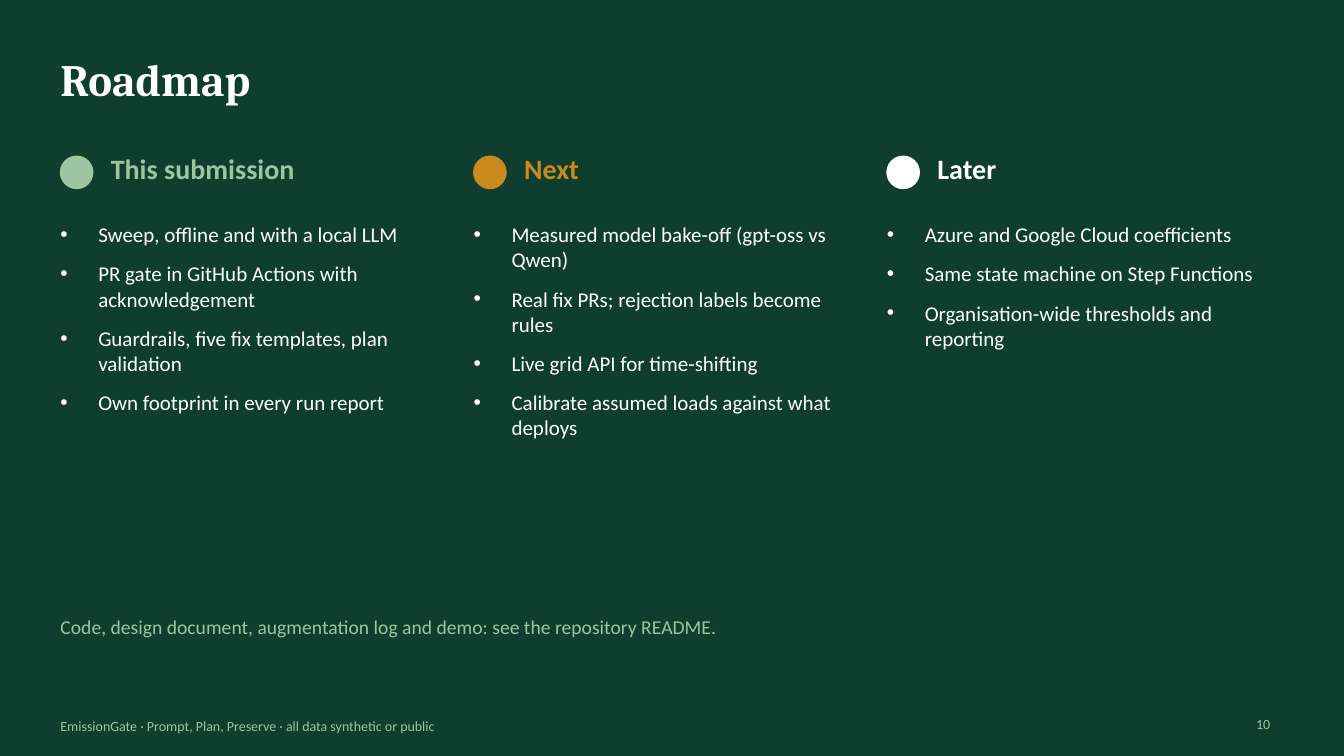
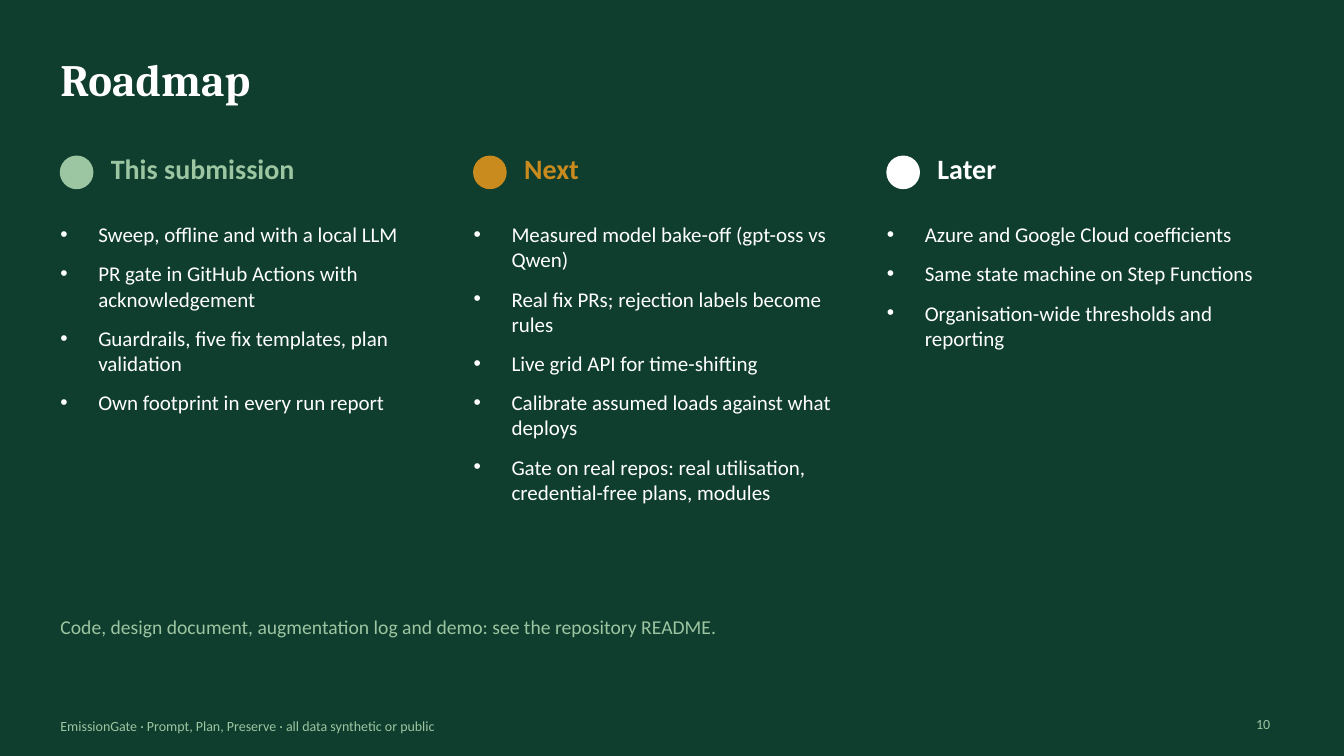
Before and after one commit to MohdJaved01/emissiongate, a slide deck: slide 10 of docs/EmissionGate-pitch.pptx. Drawn at 1344x756 pixels with LibreOffice and Linux fonts; fonts in the diff are those of the drawing. Boxes give left, top, right and bottom in pixels: in the first picture for what was removed or moved away, otherwise in the second. Text is boxed around its words. In the diff, an @@ line names an element or a change of style, - is before the commit and + after.

```diff
--- a/docs/EmissionGate-pitch.pptx
+++ b/docs/EmissionGate-pitch.pptx
@@ text at bbox=[512, 460, 805, 504]: paragraph added @@
+• Gate on real repos: real utilisation, credential-free plans, modules
```
Also in this commit, not shown: 4 other slides changed, 10 other files.
